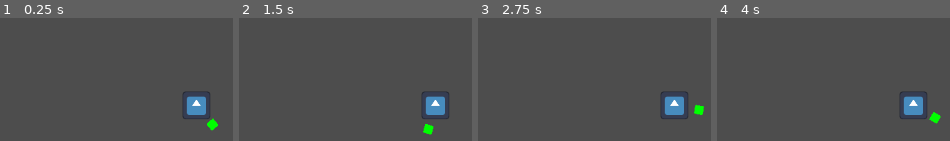
Above: before the commit, frames 1-4 (left to right).
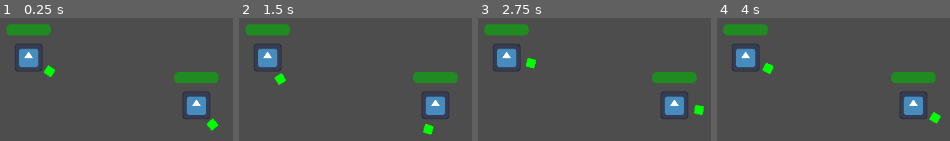
Above: after the commit, the same moments.

Repository: GianiStatie/Shamans
Game: Godot game, scene res://main.tscn
The game is run twice, just before and just after one commit, with the same random seed, the same clock (stepped at 60 frames per second) and the same inputs. The engine's default icon, where the game draws it, is replaced by a stand-in: a white triangle on a blue panel in a dark square.
Inputs (mouse positions are in pixels of both pictures, inside the frame that each line leads up to):
- Up to frame 1 (0.25 s): no input
- Up to frame 2 (1.5 s): tap Enter at 0.5 s; move the mouse to (outside the picture) at 0.52 s; tap Space at 1.25 s; move the mouse to (outside the picture) at 1.27 s
- Up to frame 3 (2.75 s): tap Enter at 2 s; move the mouse to (outside the picture) at 2.02 s
- Up to frame 4 (4 s): tap Space at 2.75 s; move the mouse to (outside the picture) at 2.77 s; tap Enter at 3.5 s; move the mouse to (outside the picture) at 3.52 s

The runs differ from the first frame. In frame 1, 5.3% of the frame differs, in the area x 2-94%, y 4-53%; in frame 2, 5.3%; in frame 3, 5.3%; in frame 4, 5.3%.

Commit message:
add jankey health bar

Diff:
--- a/main.tscn
+++ b/main.tscn
@@ -5,7 +5,7 @@
 [node name="Main" type="Node2D" unique_id=226985260]
 
 [node name="Player" parent="." unique_id=1304335232 instance=ExtResource("1_ig7tw")]
-position = Vector2(413, 129)
+position = Vector2(171, 60)
 
 [node name="Player2" parent="." unique_id=783978056 instance=ExtResource("1_ig7tw")]
 position = Vector2(413, 129)
--- a/player.gd
+++ b/player.gd
@@ -12,6 +12,10 @@
 @export var PLAYER_CONTROLLER: PLAYER_CONTROLS = PLAYER_CONTROLS.PLAYER_1
 
 @onready var cast_marker = $AttackMarker
+
+
+func _ready() -> void:
+	pass
 
 
 func _physics_process(delta: float) -> void:
--- a/player.tscn
+++ b/player.tscn
@@ -4,6 +4,9 @@
 [ext_resource type="Texture2D" uid="uid://bvhcuowxrh0te" path="res://icon.svg" id="2_onrkg"]
 [ext_resource type="Script" uid="uid://co21oecdbqhm" path="res://player_attack_marker.gd" id="3_hqtel"]
 [ext_resource type="Script" uid="uid://c680y7vu8wttm" path="res://stats.gd" id="3_i3pqv"]
+
+[sub_resource type="RectangleShape2D" id="RectangleShape2D_hqtel"]
+size = Vector2(32, 32)
 
 [node name="Player" type="CharacterBody2D" unique_id=1304335232]
 script = ExtResource("1_4flbx")
@@ -21,5 +24,28 @@
 texture = ExtResource("2_onrkg")
 offset = Vector2(360, 0)
 
-[node name="Stats" type="Node" parent="." unique_id=1000196486]
+[node name="Stats" type="Node2D" parent="." unique_id=1888663571]
 script = ExtResource("3_i3pqv")
+
+[node name="HealthBar" type="ProgressBar" parent="Stats" unique_id=1608834573]
+modulate = Color(0, 1, 0, 1)
+custom_minimum_size = Vector2(64, 16)
+anchors_preset = 7
+anchor_left = 0.5
+anchor_top = 1.0
+anchor_right = 0.5
+anchor_bottom = 1.0
+offset_left = -32.0
+offset_top = -48.0
+offset_right = 32.0
+offset_bottom = -32.0
+grow_horizontal = 2
+grow_vertical = 0
+size_flags_horizontal = 3
+size_flags_vertical = 3
+step = 1.0
+value = 50.0
+show_percentage = false
+
+[node name="Collision" type="CollisionShape2D" parent="." unique_id=550110256]
+shape = SubResource("RectangleShape2D_hqtel")
--- a/stats.gd
+++ b/stats.gd
@@ -1,3 +1,12 @@
 extends Node
 
-@export var health := 100.0
+@export var health := 100.0 : set = _on_health_changed
+@onready var health_bar = $HealthBar
+
+
+func _ready() -> void:
+	health_bar.value = health
+
+func _on_health_changed(value: float) -> void:
+	health = value
+	health_bar.value = value
